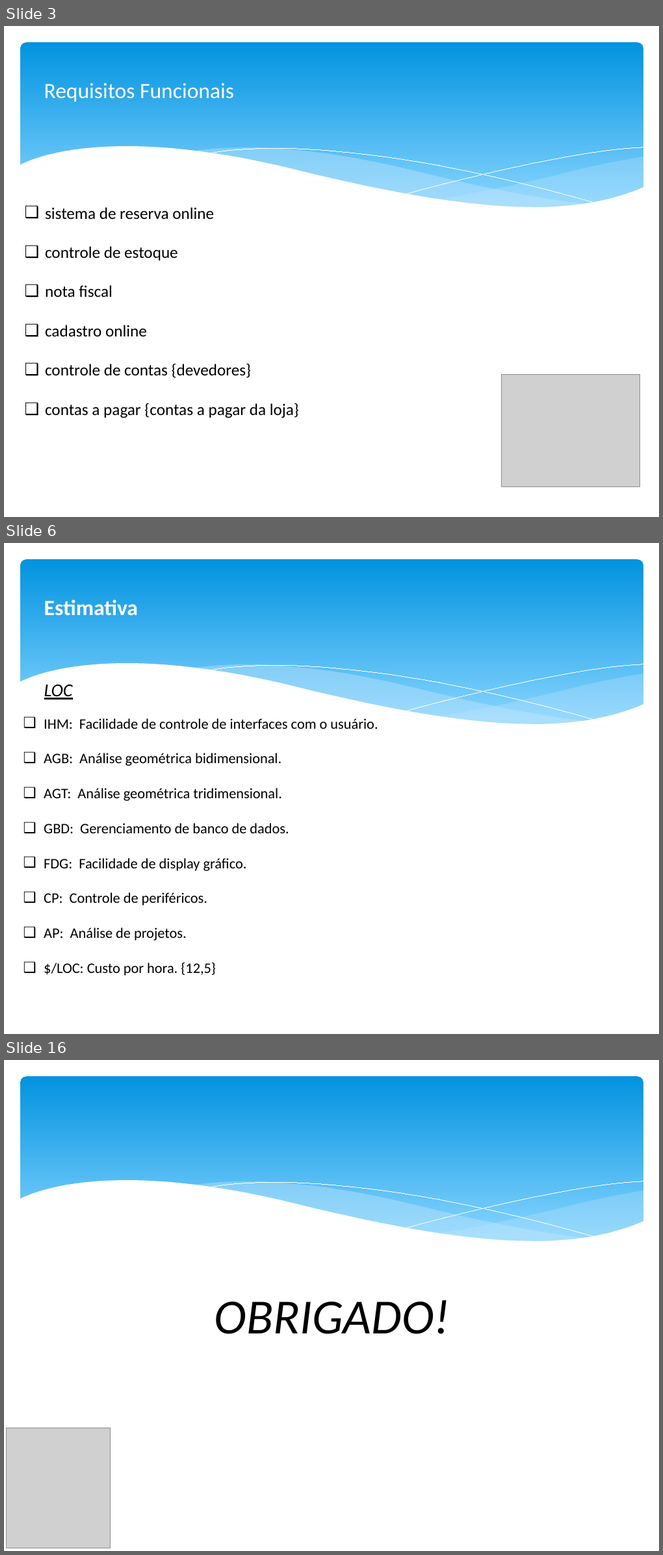
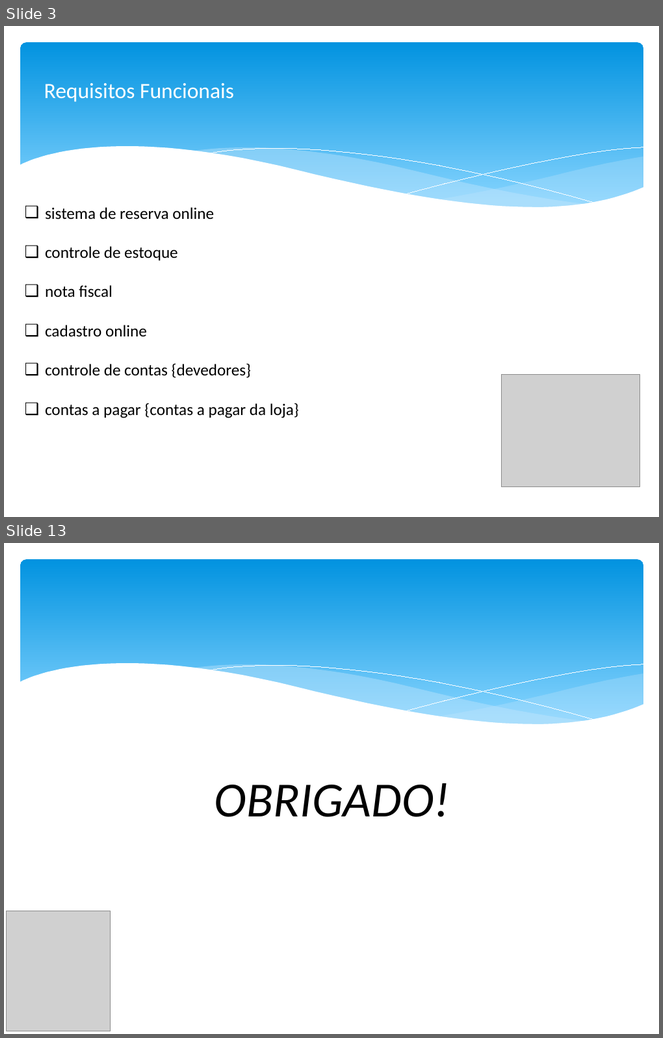
Before and after one commit to eversonAntonio/Trabalho-Engenharia1, a slide deck: Apresentação/Apresentação1.pptx. Shown one above the other, each under a label of ours: slides 3, 6 and 16 before the commit, slides 3 and 13 after it; the slides between them are not shown. The pictures are 663x1555 and 663x1038 pixels, drawn with LibreOffice and Linux fonts; fonts in the diff are those of the drawing; grey boxes stand for pictures. Boxes give left, top, right and bottom in pixels: in the first picture for what was removed or moved away, otherwise in the second. Text is boxed around its words. In the diff, an @@ line names an element or a change of style, - is before the commit and + after.

```diff
--- a/Apresentação/Apresentação1.pptx
+++ b/Apresentação/Apresentação1.pptx
@@ slide 6 removed at (4,543,659,1034), background #FFFFFF; not listed: 6 template elements that a slide beside it also shows @@
@@ text removed at (44,600,138,616) @@
-Estimativa
@@ text removed at (44,685,73,700) @@
-LOC
@@ text removed at (44,719,378,976) @@
-❑ IHM: Facilidade de controle de interfaces com o usuário.
-❑ AGB: Análise geométrica bidimensional.
-❑ AGT: Análise geométrica tridimensional.
-❑ GBD: Gerenciamento de banco de dados.
-❑ FDG: Facilidade de display gráfico.
-❑ CP: Controle de periféricos.
-❑ AP: Análise de projetos.
-❑ $/LOC: Custo por hora. {12,5}
@@ what was slide 16 is now slide 13 @@
```
Also in this commit, not shown: 9 slides changed, 1 slide added, 3 other slides removed, 3 other files.
